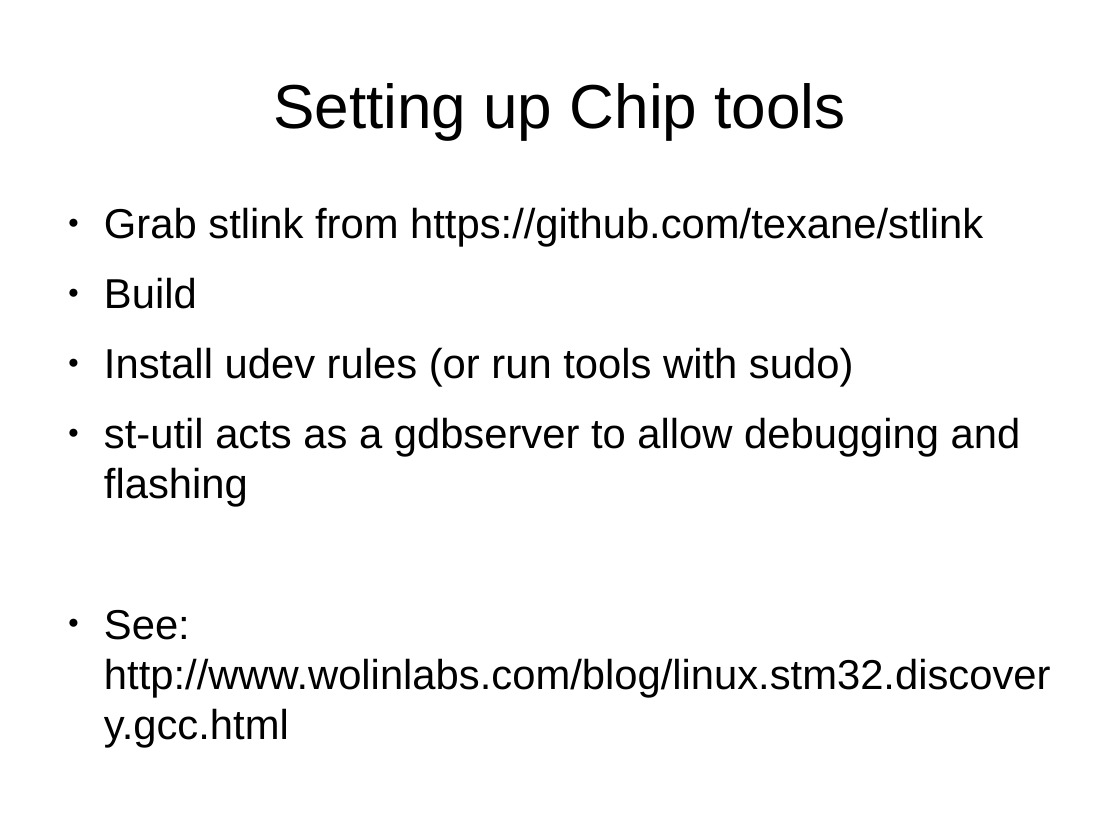
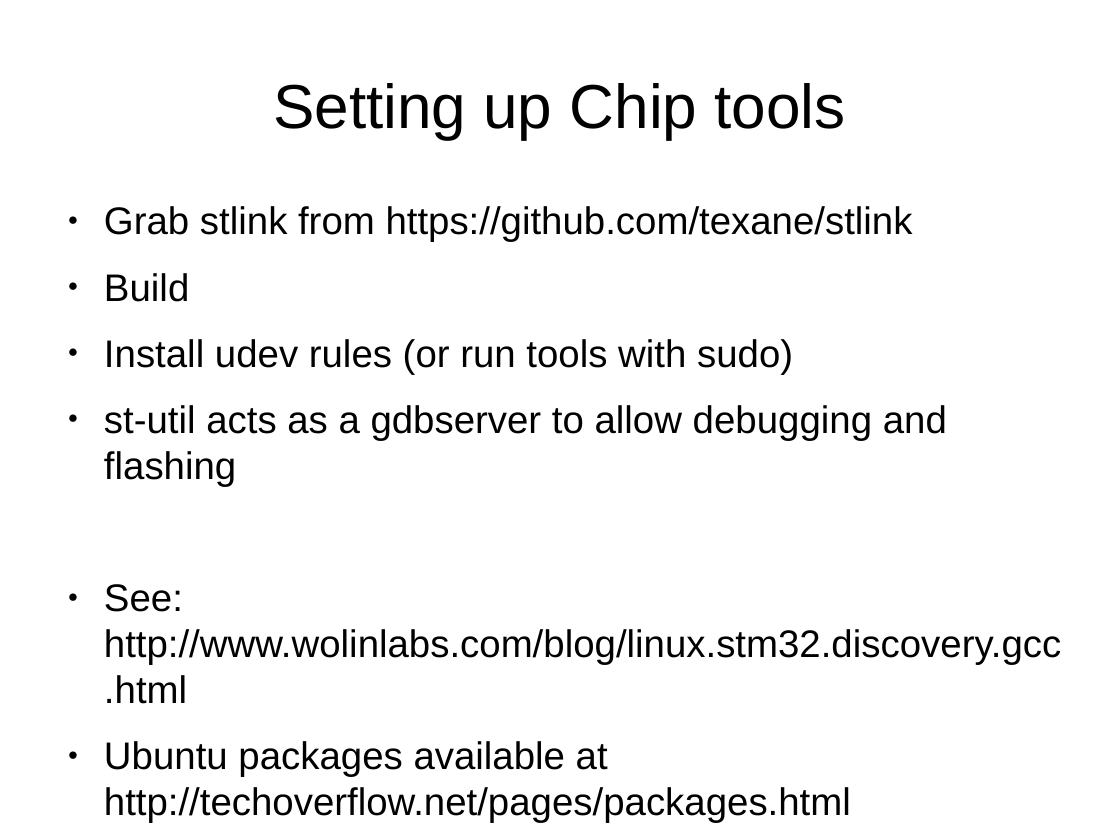
Before and after one commit to muccc/arm-workshop, a slide deck: slide 16 of arm-workshop.odp. Drawn at 1120x840 pixels with LibreOffice and Linux fonts; fonts in the diff are those of the drawing. Boxes give left, top, right and bottom in pixels: in the first picture for what was removed or moved away, otherwise in the second. Text is boxed around its words. In the diff, an @@ line names an element or a change of style, - is before the commit and + after.

Commit message:
Minor improvements ; added link to texane stlink debian package on TechOverflow.net

```diff
--- a/arm-workshop.odp
+++ b/arm-workshop.odp
@@ text at [104, 206, 1061, 704]: size 29.6 to 27.2 pt in "Grab stlink from https://github.com/texane/stlink", "Build", "Install udev rules (or run tools with ...", "st-util acts as a gdbserver to allow ..." and 1 more places @@
@@ text at [104, 741, 851, 823]: paragraph added @@
+● Ubuntu packages available at
+  http://techoverflow.net/pages/packages.html
```
Also in this commit, not shown: 5 other slides changed.
